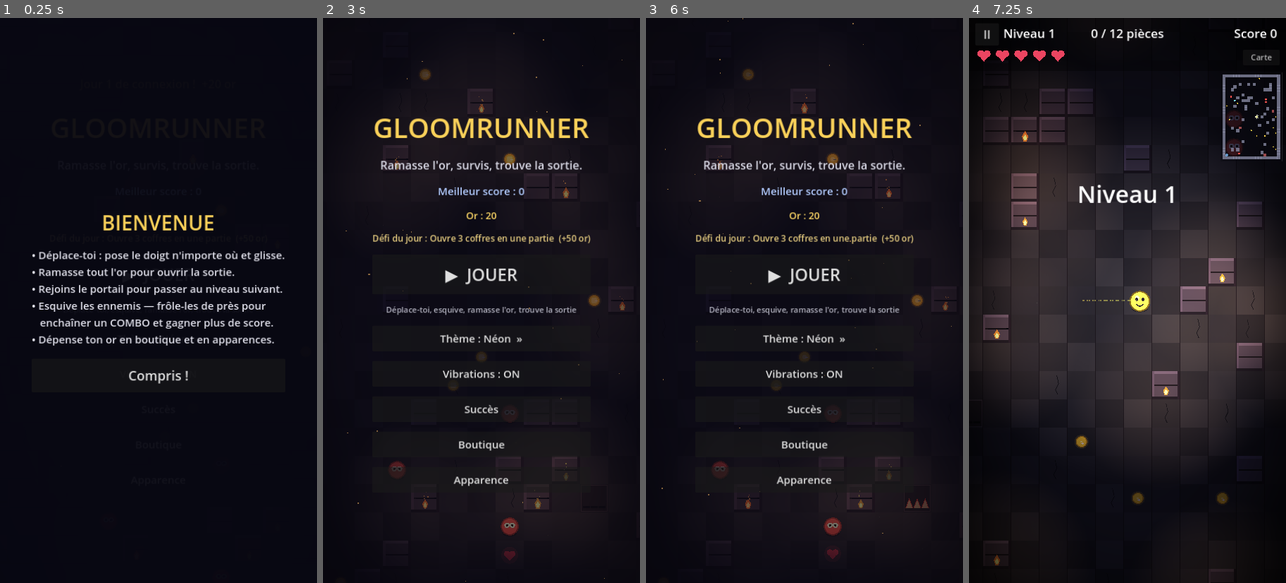
Above: before the commit, frames 1-4 (left to right).
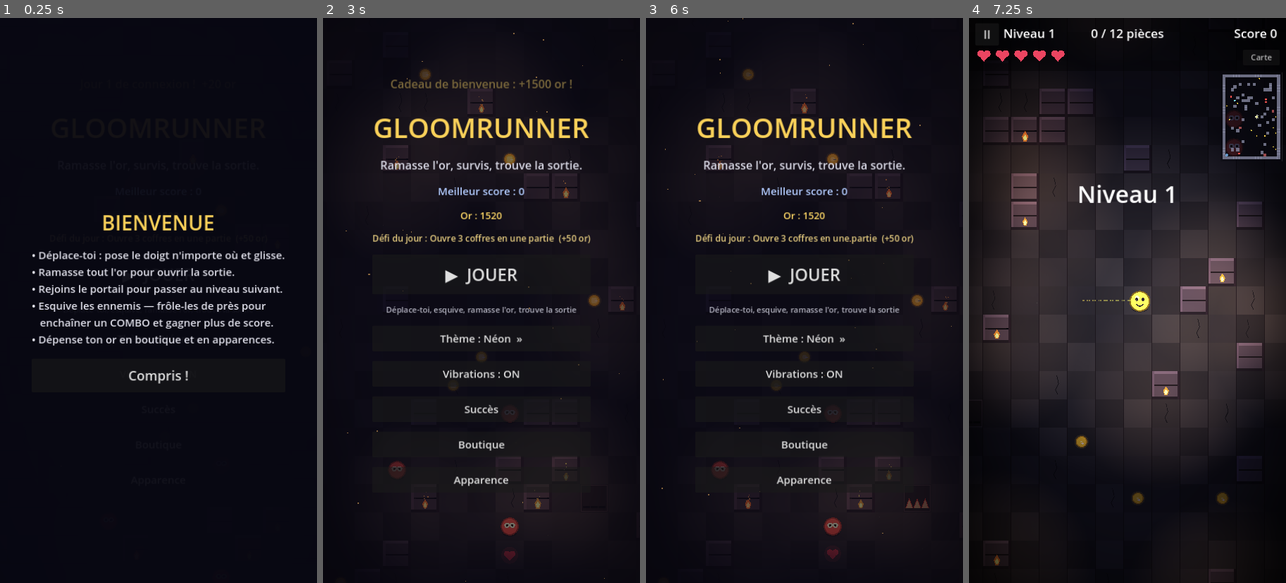
Above: after the commit, the same moments.

Repository: keerigan/godot-dungeon
Game: Godot game, scene res://scenes/Main.tscn
Two runs of this game, one before a commit and one after it. Both use one fixed random seed, a clock stepped at 60 frames per second and the inputs below.
Inputs (mouse positions are in pixels of both pictures, inside the frame that each line leads up to):
- Up to frame 1 (0.25 s): no input
- Up to frame 2 (3 s): click "▶ JOUER" at 0.5 s; click "▶ JOUER" at 1.25 s; click "Thème : Néon »" at 2 s; click "Vibrations : ON" at 2.75 s
- Up to frame 3 (6 s): click "Succès" at 3.5 s; click "Boutique" at 4.25 s; click "Apparence" at 5 s; click "Fermer" at 5.75 s
- Up to frame 4 (7.25 s): tap Enter at 6.5 s; move the mouse to (1197, 272) at 6.52 s; hold D from 6.53 s (still down); tap E at 6.6 s; click (1197, 272) at 6.67 s

The runs differ from the first frame. In frame 2, 0.5% of the frame differs, in the area x 21-79%, y 10-36%; in frame 3, 0.1%; in frame 4, nothing differs.

Commit message:
Cadeau de bienvenue : +1500 or (une fois) pour débloquer des apparences
Au premier lancement (ou au prochain, pour un joueur existant), 1500 or sont
offerts une seule fois — permet de tester les apparences/bonus sans farmer.
Flag welcome_gift persisté pour ne pas le redonner.

Co-Authored-By: Claude Opus 4.8 <noreply@anthropic.com>
Claude-Session: https://claude.ai/code/session_01WATrZWmuEbz921xMfBvaBQ

Diff:
--- a/scripts/Game.gd
+++ b/scripts/Game.gd
@@ -191,6 +191,8 @@
 var login_streak := 0                ## Jours de connexion consécutifs
 var last_login_day := 0              ## Numéro de jour de la dernière connexion
 var seen_tuto := false               ## Tutoriel du premier lancement déjà vu ?
+var welcome_gift := false            ## Cadeau d'or de bienvenue déjà reçu ?
+const WELCOME_GOLD := 1500           ## Montant du cadeau de bienvenue
 
 # Éclairage / ambiance
 var _light_tex: GradientTexture2D
@@ -278,6 +280,11 @@
 	hud_root.visible = false
 
 	_check_login_streak()
+	if not welcome_gift:
+		welcome_gift = true
+		gold += WELCOME_GOLD
+		_save_prefs()
+		_queue_toast("Cadeau de bienvenue : +%d or !" % WELCOME_GOLD)
 	if not seen_tuto:
 		tutorial_root.visible = true
 
@@ -2207,6 +2214,7 @@
 		login_streak = int(cfg.get_value("daily", "streak", 0))
 		last_login_day = int(cfg.get_value("daily", "last_day", 0))
 		seen_tuto = bool(cfg.get_value("options", "seen_tuto", false))
+		welcome_gift = bool(cfg.get_value("shop", "welcome_gift", false))
 
 
 func _save_prefs() -> void:
@@ -2226,6 +2234,7 @@
 	cfg.set_value("daily", "streak", login_streak)
 	cfg.set_value("daily", "last_day", last_login_day)
 	cfg.set_value("options", "seen_tuto", seen_tuto)
+	cfg.set_value("shop", "welcome_gift", welcome_gift)
 	cfg.save(SAVE_PATH)
 	_refresh_best_labels()
 
Not shown, changed: README.md
